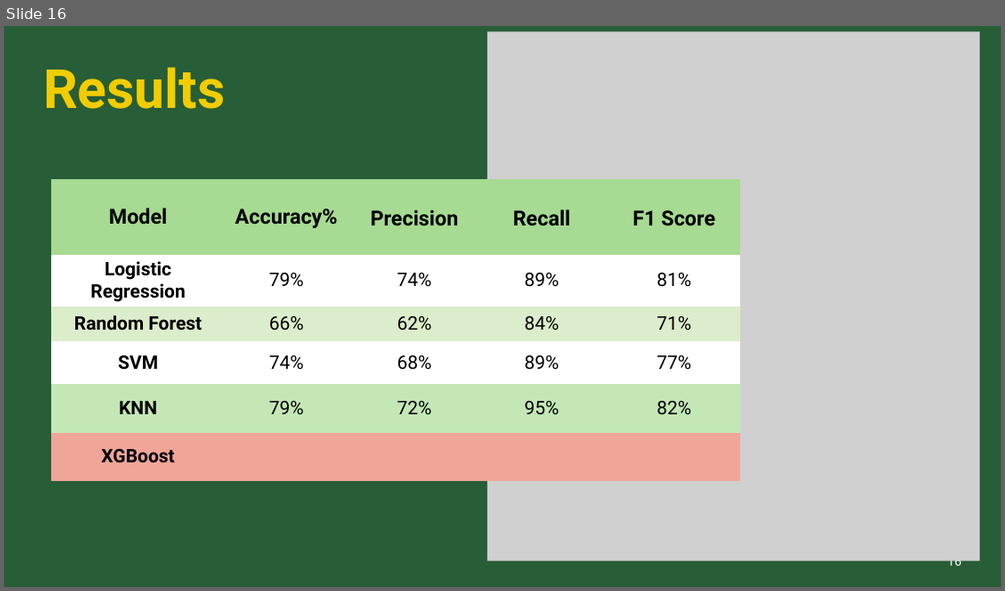
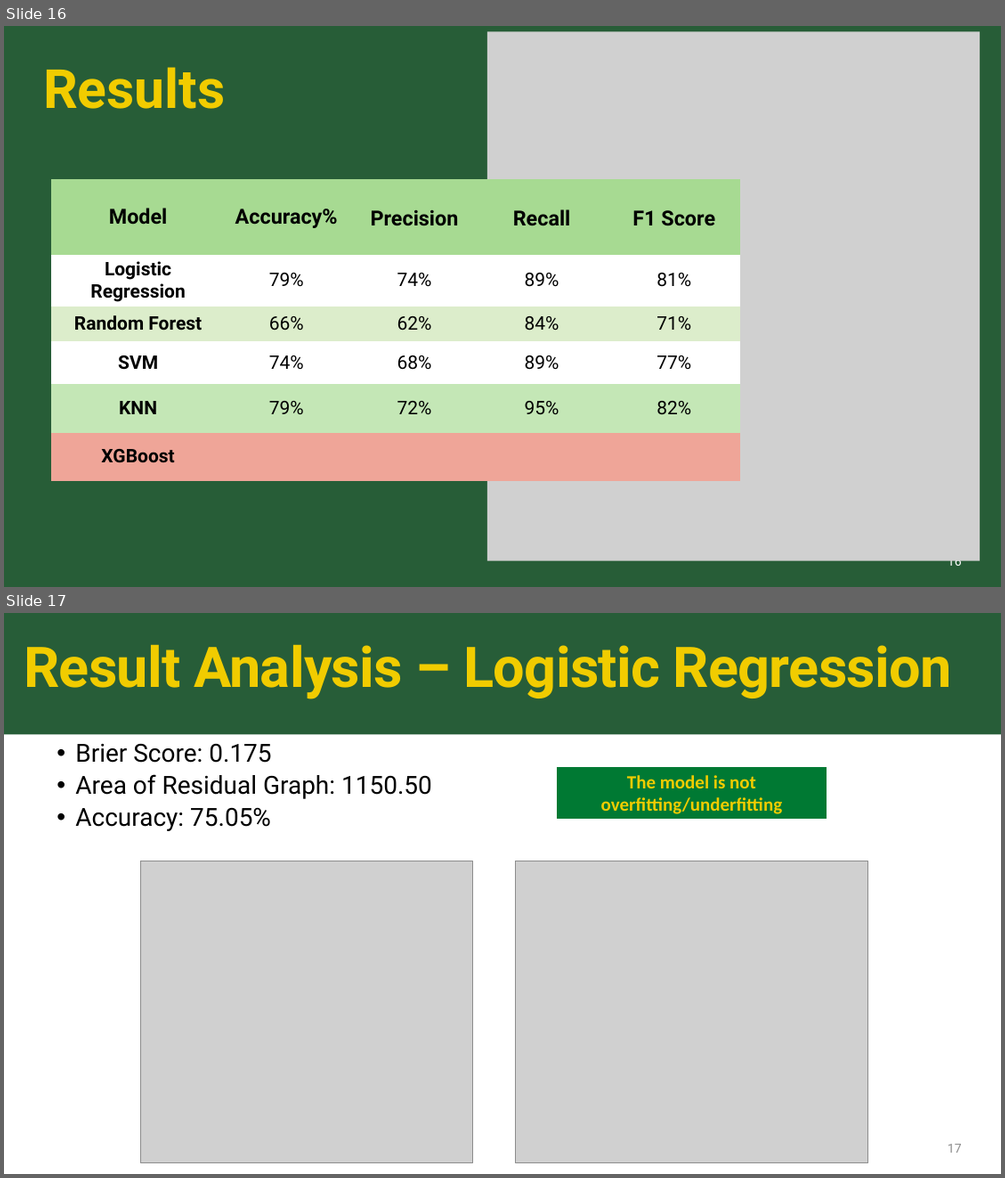
Before and after one commit to sk2003hw/Airline_Delay_and_Cancellation_Analysis, a slide deck: MATH 509_Project Presentation_Draft.pptx. Shown one above the other, each under a label of ours: slide 16 before the commit, slides 16 and 17 after it. The pictures are 1005x591 and 1005x1178 pixels, drawn with LibreOffice and Linux fonts; fonts in the diff are those of the drawing; grey boxes stand for pictures. Boxes give left, top, right and bottom in pixels: in the first picture for what was removed or moved away, otherwise in the second. Text is boxed around its words. In the diff, an @@ line names an element or a change of style, - is before the commit and + after.

```diff
--- a/MATH 509_Project Presentation_Draft.pptx
+++ b/MATH 509_Project Presentation_Draft.pptx
@@ slide 17 added at (4, 613, 1001, 1174), background #FFFFFF @@
@@ rectangle added at (4, 613, 1001, 734), fill #275D38 @@
@@ title added at (24, 644, 952, 699), 54 pt, text #F1CC00, bold @@
+Result Analysis – Logistic Regression
@@ text added at (75, 743, 432, 831), 24 pt, text #000000 @@
+  • Brier Score: 0.175
+  • Area of Residual Graph: 1150.50
+  • Accuracy: 75.05%
@@ rectangle added at (556, 766, 827, 819), fill #007933, outline #FFFFFF 1.5 pt, 18 pt, text #F1CC00, bold @@
+The model is not overfitting/underfitting
@@ picture added at (141, 860, 473, 1163) @@
@@ picture added at (516, 860, 867, 1163) @@
@@ page number added at (947, 1143, 962, 1152), 12 pt, text #8C8C8C @@
+17
```
Also in this commit, not shown: 6 slides changed, 4 other slides added.
